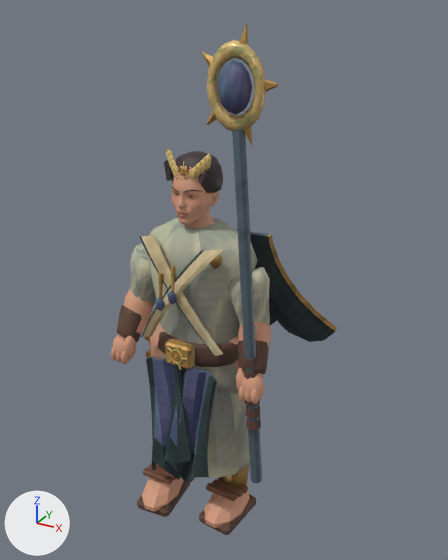
The glTF model public/assets/models/oracle.glb, before and after one commit.
Rendered twice from a 50 mm camera at (1.13, -1.846, 2.0) aimed at (0.041, 0.133, 1.011). Every picture has the same lights, and +X, +Y and +Z are marked at lower left. The first picture is the older version. Vertices at exactly the same position are counted once.

In view in the first picture: 'oracle'.
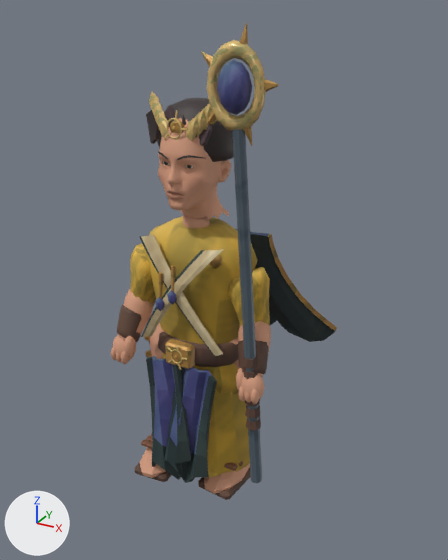
The newer file is also rescaled (x1.066), turned or shifted as a whole; pictures and numbers use the older file's frame.

Pixel boxes [x1, y1, x2, y2] of what changed, in the pictures (448 x 560 px; the box of a moved part takes in the faces that stretch with it):
'oracle', reshaped, recoloured (7% shorter)
    before: [111, 23, 337, 535]
    after: [111, 23, 337, 500]
part 1 of me_oracle_color_and_skin, moved or reshaped
    before: [171, 151, 223, 193]
    after: [157, 98, 234, 162]
part 2 of me_oracle_color_and_skin, moved or reshaped
    before: [177, 166, 187, 179]
    after: [166, 118, 182, 139]
part 3 of me_oracle_color_and_skin, moved or reshaped
    before: [179, 166, 189, 176]
    after: [170, 118, 184, 133]
part 4 of me_oracle_color_and_skin, moved or reshaped
    before: [171, 162, 179, 178]
    after: [157, 113, 169, 137]
part 5 of me_oracle_color_and_skin, moved or reshaped
    before: [169, 158, 177, 173]
    after: [155, 106, 166, 123]
part 6 of me_oracle_color_and_skin, moved or reshaped
    before: [168, 153, 175, 168]
    after: [152, 98, 163, 121]
part 7 of me_oracle_color_and_skin, moved or reshaped
    before: [166, 148, 173, 160]
    after: [149, 92, 160, 110]
part 8 of me_oracle_color_and_skin, moved or reshaped
    before: [190, 166, 198, 181]
    after: [186, 117, 199, 141]
part 9 of me_oracle_color_and_skin, moved or reshaped
    before: [196, 161, 202, 178]
    after: [195, 110, 206, 137]
part 10 of me_oracle_color_and_skin, moved or reshaped
    before: [201, 157, 207, 174]
    after: [203, 103, 212, 130]
part 11 of me_oracle_color_and_skin, moved or reshaped (mostly hidden afterwards)
    before: [205, 153, 212, 171]
    after: [211, 119, 217, 125]
part 12 of me_oracle_color_and_skin, moved or reshaped
    before: [171, 166, 219, 226]
    after: [158, 118, 231, 219]
part 13 of me_oracle_color_and_skin, moved or reshaped
    before: [184, 190, 199, 193]
    after: [177, 155, 206, 160]
part 14 of me_oracle_color_and_skin, moved or reshaped
    before: [164, 156, 174, 181]
    after: [146, 105, 162, 144]
part 15 of me_oracle_color_and_skin, moved or reshaped
    before: [173, 158, 182, 179]
    after: [160, 107, 174, 139]
part 16 of me_oracle_color_and_skin, moved or reshaped
    before: [137, 323, 256, 535]
    after: [134, 323, 251, 500]
part 17 of me_oracle_color_and_skin, moved or reshaped
    before: [187, 165, 206, 184]
    after: [182, 115, 212, 146]
part 18 of me_oracle_color_and_skin, recoloured
    before: [137, 38, 335, 535]
    after: [134, 38, 335, 500]
part 19 of me_oracle_color_and_skin, recoloured
    both: [130, 41, 269, 478]
part 20 of me_oracle_color_and_skin, recoloured
    before: [136, 40, 272, 528]
    after: [136, 40, 272, 494]

What changed in the scene script:
```text
Change me_oracle_color_and_skin:
    remove me_oracle_color_and_skin.from_pydata(...)  # 5183 vertices, 9928 faces; spans x -0.34..0.43, y -0.23..0.46, z -0.01..1.96
    add me_oracle_color_and_skin.from_pydata(...)  # 5183 vertices, 9928 faces; spans x -0.34..0.43, y -0.23..0.46, z 0.18..1.96
    me_oracle_color_and_skin part 1: the loose piece of 100 vertices spanning x -0.1..0.1, y -0.08..0.09, z 1.41..1.54 is scaled about its middle by 1.5, then moved by (0.0, 0.01, 0.15)
    me_oracle_color_and_skin part 2: the loose piece of 96 vertices spanning x -0.02..0.02, y -0.09, z 1.46..1.51 is scaled about its middle by 1.5, then moved by (0.0, -0.04, 0.15)
    me_oracle_color_and_skin part 3: the loose piece of 12 vertices spanning x -0.02..0.02, y -0.08..-0.07, z 1.46..1.51 is scaled about its middle by 1.5, then moved by (0.0, -0.03, 0.15)
    me_oracle_color_and_skin part 4: the loose piece of 12 vertices spanning x -0.05..-0.02, y -0.08..-0.06, z 1.45..1.51 is scaled about its middle by 1.5, then moved by (-0.02, -0.03, 0.15)
    me_oracle_color_and_skin part 5: the loose piece of 12 vertices spanning x -0.06..-0.03, y -0.07..-0.06, z 1.46..1.53 is scaled about its middle by 1.5, then moved by (-0.02, -0.03, 0.16)
    me_oracle_color_and_skin part 6: the loose piece of 12 vertices spanning x -0.08..-0.05, y -0.06..-0.05, z 1.47..1.54 is scaled about its middle by 1.5, then moved by (-0.03, -0.02, 0.17)
    me_oracle_color_and_skin part 7: the loose piece of 12 vertices spanning x -0.09..-0.06, y -0.05..-0.04, z 1.49..1.55 is scaled about its middle by 1.5, then moved by (-0.04, -0.02, 0.17)
    me_oracle_color_and_skin part 8: the loose piece of 12 vertices spanning x 0.02..0.05, y -0.08..-0.06, z 1.45..1.51 is scaled about its middle by 1.5, then moved by (0.02, -0.03, 0.15)
    me_oracle_color_and_skin part 9: the loose piece of 12 vertices spanning x 0.03..0.07, y -0.07..-0.06, z 1.46..1.53 is scaled about its middle by 1.5, then moved by (0.02, -0.03, 0.16)
    me_oracle_color_and_skin part 10: the loose piece of 12 vertices spanning x 0.05..0.08, y -0.06..-0.05, z 1.47..1.54 is scaled about its middle by 1.5, then moved by (0.03, -0.02, 0.17)
    me_oracle_color_and_skin part 11: the loose piece of 12 vertices spanning x 0.06..0.09, y -0.05..-0.04, z 1.49..1.55 is scaled about its middle by 1.5, then moved by (0.04, -0.02, 0.17)
    me_oracle_color_and_skin part 12: the loose piece of 1607 vertices spanning x -0.09..0.09, y -0.11..0.08, z 1.26..1.52 is scaled about its middle by 1.5, then moved by (0.0, 0.0, 0.11)
    me_oracle_color_and_skin part 13: the loose piece of 56 vertices spanning x 0.01..0.06, y -0.1..-0.06, z 1.42..1.43 is scaled about its middle by 1.5, then moved by (0.02, -0.04, 0.12)
    me_oracle_color_and_skin part 14: the loose piece of 10 vertices spanning x -0.09..-0.05, y -0.07..-0.04, z 1.44..1.53 is scaled about its middle by 1.5, then moved by (-0.04, -0.02, 0.15)
    me_oracle_color_and_skin part 15: the loose piece of 10 vertices spanning x -0.06..-0.01, y -0.08..-0.04, z 1.44..1.52 is scaled about its middle by 1.5, then moved by (-0.02, -0.02, 0.15)
    me_oracle_color_and_skin part 16: 530 of the vertices in x -0.24..0.24, y -0.21..0.14, z -0.01..0.86 are scaled about their middle by (1, 1, 0.772), then moved by (0.0, 0.0, 0.09)
    me_oracle_color_and_skin part 17: 30 of the vertices in x -0.03..0.08, y -0.08..-0.04, z 1.43..1.52 are scaled about their middle by 1.5, then moved by (0.01, -0.03, 0.15)
    me_oracle_color_and_skin part 18: 3302 faces centred in x -0.33..0.42, y -0.21..0.44, z -0.01..1.93 are repainted in the vertex colours; the middle colour goes from brown #6b584c to brown #6b5448
    me_oracle_color_and_skin part 19: 1313 faces centred in x -0.3..0.31, y -0.17..0.16, z 0.17..1.91 are repainted in the vertex colours; the middle colour goes from beige #dccb9a to beige #e0c690
    me_oracle_color_and_skin part 20: 1490 faces centred in x -0.31..0.33, y -0.21..0.37, z 0.03..1.96 are repainted in the vertex colours; the middle colour goes from brown #d09c7d to brown #cf9a7a
    other edits to the shape of me_oracle_color_and_skin do not show in these pictures
```
